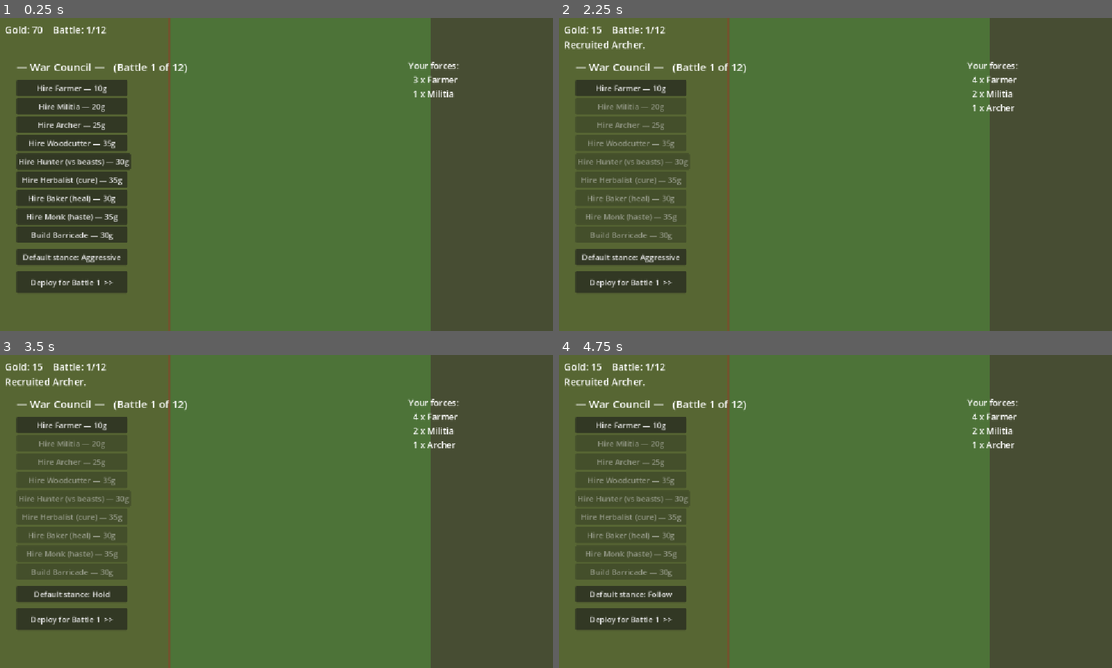
Above: before the commit, frames 1-4 (two rows, left to right).
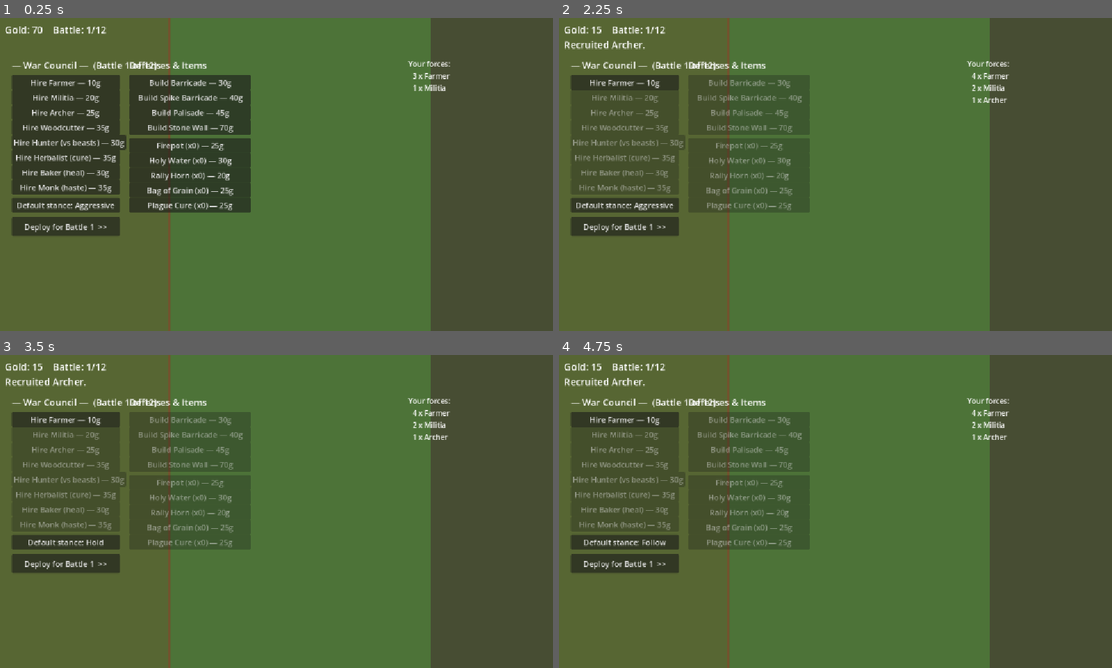
Above: after the commit, the same moments.

Repository: Jazzboy2567/protect-your-plot
Game: Godot game, scene res://Main.tscn
Two runs of this game, one before a commit and one after it. Both use one fixed random seed, a clock stepped at 60 frames per second and the inputs below.
Inputs:
- Up to frame 1 (0.25 s): no input
- Up to frame 2 (2.25 s): click "Hire Farmer — 10g" at 0.5 s; click "Hire Militia — 20g" at 1.25 s; click "Hire Archer — 25g" at 2 s
- Up to frame 3 (3.5 s): click "Default stance: Aggressive" at 2.75 s
- Up to frame 4 (4.75 s): click "Default stance: Hold" at 3.5 s; click "Default stance: Defend" at 4.25 s

The runs differ from the first frame. In frame 1, 18% of the frame differs, in the area x 2-84%, y 13-88%; in frame 2, 13%; in frame 3, 13%; in frame 4, 13%.

Commit message:
Add merchant economy and full items system
- Traveling Merchant every 4th battle sells run-wide Relics (Sharpened
  Tools, Village Bell, Blacksmith's Forge, Rat-Catcher's Charm, Full
  Granary, Fortifier, Longbows, Shields, Sharpened Axes)
- Consumables buyable anytime, used in battle: Firepot, Holy Water,
  Rally Horn, Bag of Grain, Plague Cure
- More structures: Palisade, Stone Wall (alongside Barricade, Spikes)
- Relic effects applied at deploy; Full Granary spawns free farmers
- Shop reorganised into recruit / items / merchant columns; roster lists relics

Validated against Godot 4.7.2: seeded auto-play reached battle 11 through
both bosses and merchant rounds, all items/relics exercised, no errors.

Co-Authored-By: Claude Opus 4.8 <noreply@anthropic.com>

Diff:
--- a/scripts/GameData.gd
+++ b/scripts/GameData.gd
@@ -21,6 +21,8 @@
 	"plague_doctor":{"id":"plague_doctor","name":"Plague Doctor","hp":40,"damage":9,"range":8,"cooldown":1.0,"speed":52,"radius":8,"cost":45,"plague_immune":true,"applies_plague":true,"color":Color(0.35,0.45,0.55)},
 	"barricade":  {"id":"barricade","name":"Barricade","hp":220,"damage":0,"range":0,"cooldown":1.0,"speed":0,"radius":14,"cost":30,"structure":true,"color":Color(0.50,0.35,0.20)},
 	"spikes":     {"id":"spikes","name":"Spike Barricade","hp":150,"damage":0,"range":0,"cooldown":1.0,"speed":0,"radius":13,"cost":40,"structure":true,"color":Color(0.45,0.42,0.40)},
+	"palisade":   {"id":"palisade","name":"Palisade","hp":380,"damage":0,"range":0,"cooldown":1.0,"speed":0,"radius":15,"cost":45,"structure":true,"color":Color(0.46,0.33,0.19)},
+	"stone_wall": {"id":"stone_wall","name":"Stone Wall","hp":600,"damage":0,"range":0,"cooldown":1.0,"speed":0,"radius":16,"cost":70,"structure":true,"color":Color(0.55,0.55,0.58)},
 
 	# --- Enemies (right side) — reddish ---
 	"sheep":       {"id":"sheep","name":"Sheep","hp":18,"damage":2,"range":6,"cooldown":1.2,"speed":45,"radius":8,"drop":3,"beast":true,"color":Color(0.90,0.90,0.90)},
--- a/scripts/Main.gd
+++ b/scripts/Main.gd
@@ -11,6 +11,28 @@
 const MAX_BATTLES := 12
 const START_ARMY := ["farmer", "farmer", "farmer", "militia"]
 const FENCE_X := 357.0
+
+# Run-wide passive upgrades (buy once, from the Traveling Merchant every 4th battle).
+const RELIC_DEFS := {
+	"sharp_tools":      {"name": "Sharpened Tools (+25% dmg)", "cost": 60},
+	"village_bell":     {"name": "Village Bell (+20% atk spd)", "cost": 60},
+	"blacksmith_forge": {"name": "Blacksmith's Forge (+3 armor)", "cost": 55},
+	"rat_charm":        {"name": "Rat-Catcher's Charm (cure immune)", "cost": 50},
+	"full_granary":     {"name": "Full Granary (+2 free farmers)", "cost": 50},
+	"fortifier":        {"name": "Fortifier (walls +80% HP)", "cost": 45},
+	"longbows":         {"name": "Longbows (archers +range/dmg)", "cost": 45},
+	"shields":          {"name": "Shields (militia/farmer +2 armor)", "cost": 40},
+	"sharpened_axes":   {"name": "Sharpened Axes (woodcutter +8)", "cost": 40},
+}
+# One-use tactical items, activated during battle.
+const CONSUMABLE_DEFS := {
+	"firepot":     {"name": "Firepot", "cost": 25},
+	"holy_water":  {"name": "Holy Water", "cost": 30},
+	"rally_horn":  {"name": "Rally Horn", "cost": 20},
+	"grain_bag":   {"name": "Bag of Grain", "cost": 25},
+	"plague_cure": {"name": "Plague Cure", "cost": 25},
+}
+const STRUCT_ITEMS := ["barricade", "spikes", "palisade", "stone_wall"]
 
 var gold: int = START_GOLD
 var battle_num: int = 1
@@ -21,6 +43,9 @@
 
 var rally_cd: float = 0.0
 var rally_time: float = 0.0
+
+var relics: Array = []
+var consumables: Dictionary = {}
 
 var peasants: Array = []
 var enemies: Array = []
@@ -77,6 +102,8 @@
 		army.append("farmer")
 		info_text = "Your land lies empty — 2 serfs volunteer."
 	_build_shop_ui()
+	if battle_num % 4 == 0:
+		flash_banner("A traveling merchant has arrived!", Color(1, 0.85, 0.4))
 	_update_top()
 
 func start_deploy() -> void:
@@ -147,6 +174,8 @@
 	peasant_stance = Unit.Stance.AGGRESSIVE
 	rally_cd = 0.0
 	rally_time = 0.0
+	relics = []
+	consumables = {}
 	info_text = ""
 	show_shop()
 
@@ -167,8 +196,47 @@
 			fight_i += 1
 		u.stance = peasant_stance
 		u.home_pos = u.position
+		_apply_relics(u)
 		world.add_child(u)
 		peasants.append(u)
+
+	# Full Granary relic: extra free farmers each deploy.
+	if "full_granary" in relics:
+		for k in 2:
+			var f := _make_unit("farmer", 0)
+			f.position = Vector2(90 + randf_range(-6, 6), 220 + k * 50 + fight_i * 4)
+			f.stance = peasant_stance
+			f.home_pos = f.position
+			_apply_relics(f)
+			world.add_child(f)
+			peasants.append(f)
+
+func _apply_relics(u: Unit) -> void:
+	for r in relics:
+		match r:
+			"sharp_tools":
+				u.damage *= 1.25
+			"village_bell":
+				u.attack_cooldown /= 1.2
+			"blacksmith_forge":
+				if not u.is_structure:
+					u.armor += 3
+			"rat_charm":
+				u.plague_immune = true
+			"fortifier":
+				if u.is_structure:
+					u.max_hp *= 1.8
+					u.hp = u.max_hp
+			"longbows":
+				if u.type_id == "archer":
+					u.attack_range += 40
+					u.damage += 3
+			"shields":
+				if u.type_id == "militia" or u.type_id == "farmer":
+					u.armor += 2
+			"sharpened_axes":
+				if u.type_id == "woodcutter":
+					u.damage += 8
 
 func _spawn_enemies() -> void:
 	var wave := GameData.generate_wave(battle_num)
@@ -303,40 +371,67 @@
 
 func _build_shop_ui() -> void:
 	_clear_panel()
-	var x := 40.0
-	var y := 86.0
-
-	var title := Label.new()
-	title.text = "— War Council —   (Battle %d of %d)" % [battle_num, MAX_BATTLES]
-	title.position = Vector2(x, y)
-	title.add_theme_font_size_override("font_size", 22)
-	panel.add_child(title)
-	y += 42
-
+
+	# ---- Left column: recruit units ----
+	var x := 30.0
+	var y := 84.0
+	_shop_header("— War Council —  (Battle %d of %d)" % [battle_num, MAX_BATTLES], x, y)
+	y += 34
 	var hires := [
-		["Hire Farmer", "farmer"],
-		["Hire Militia", "militia"],
-		["Hire Archer", "archer"],
-		["Hire Woodcutter", "woodcutter"],
-		["Hire Hunter (vs beasts)", "hunter"],
-		["Hire Herbalist (cure)", "herbalist"],
-		["Hire Baker (heal)", "baker"],
-		["Hire Monk (haste)", "monk"],
-		["Build Barricade", "barricade"],
+		["Farmer", "farmer"], ["Militia", "militia"], ["Archer", "archer"],
+		["Woodcutter", "woodcutter"], ["Hunter (vs beasts)", "hunter"],
+		["Herbalist (cure)", "herbalist"], ["Baker (heal)", "baker"], ["Monk (haste)", "monk"],
 	]
 	for h in hires:
 		var id: String = h[1]
 		var cost: int = GameData.UNITS[id]["cost"]
-		var b := _mk_button("%s — %dg" % [h[0], cost], Vector2(x, y), Vector2(230, 34), func(): _buy(id))
+		var b := _mk_button("Hire %s — %dg" % [h[0], cost], Vector2(x, y), Vector2(224, 28), func(): _buy(id))
 		b.disabled = gold < cost
-		y += 38
-
-	y += 8
-	_mk_button("Default stance: " + _stance_name(peasant_stance), Vector2(x, y), Vector2(230, 34), _toggle_stance)
-	y += 46
-	_mk_button("Deploy for Battle %d  >>" % battle_num, Vector2(x, y), Vector2(230, 46), start_deploy)
+		y += 31
+	y += 6
+	_mk_button("Default stance: " + _stance_name(peasant_stance), Vector2(x, y), Vector2(224, 30), _toggle_stance)
+	y += 40
+	_mk_button("Deploy for Battle %d  >>" % battle_num, Vector2(x, y), Vector2(224, 40), start_deploy)
+
+	# ---- Middle column: items ----
+	var mx := 274.0
+	var my := 84.0
+	_shop_header("Defenses & Items", mx, my)
+	my += 34
+	for id in STRUCT_ITEMS:
+		var cost: int = GameData.UNITS[id]["cost"]
+		var b := _mk_button("Build %s — %dg" % [GameData.UNITS[id]["name"], cost], Vector2(mx, my), Vector2(252, 28), func(): _buy(id))
+		b.disabled = gold < cost
+		my += 31
+	my += 6
+	for id in CONSUMABLE_DEFS:
+		var d: Dictionary = CONSUMABLE_DEFS[id]
+		var have: int = int(consumables.get(id, 0))
+		var b := _mk_button("%s (x%d) — %dg" % [d["name"], have, d["cost"]], Vector2(mx, my), Vector2(252, 28), func(): _buy_consumable(id))
+		b.disabled = gold < int(d["cost"])
+		my += 31
+
+	# ---- Traveling merchant (every 4th battle): relics ----
+	if battle_num % 4 == 0:
+		my += 8
+		_shop_header("Traveling Merchant — Relics", mx, my)
+		my += 32
+		for id in RELIC_DEFS:
+			if id in relics:
+				continue
+			var d: Dictionary = RELIC_DEFS[id]
+			var b := _mk_button("%s — %dg" % [d["name"], d["cost"]], Vector2(mx, my), Vector2(252, 28), func(): _buy_relic(id))
+			b.disabled = gold < int(d["cost"])
+			my += 30
 
 	_build_roster_label()
+
+func _shop_header(text: String, x: float, y: float) -> void:
+	var l := Label.new()
+	l.text = text
+	l.position = Vector2(x, y)
+	l.add_theme_font_size_override("font_size", 19)
+	panel.add_child(l)
 
 func _build_deploy_ui() -> void:
 	_clear_panel()
@@ -353,6 +448,15 @@
 	_clear_panel()
 	_mk_button("Set all: " + _stance_name(peasant_stance), Vector2(16, 46), Vector2(200, 34), _toggle_stance)
 	rally_btn = _mk_button("Rally!", Vector2(226, 46), Vector2(130, 34), _rally)
+	# Consumable items along the bottom.
+	var cx := 16.0
+	for id in CONSUMABLE_DEFS:
+		var have: int = int(consumables.get(id, 0))
+		if have <= 0:
+			continue
+		var d: Dictionary = CONSUMABLE_DEFS[id]
+		_mk_button("%s (x%d)" % [d["name"], have], Vector2(cx, ARENA.y - 48), Vector2(150, 34), func(): _use_consumable(id))
+		cx += 156
 
 func _build_roster_label() -> void:
 	var comp := {}
@@ -361,10 +465,14 @@
 	var atext := "Your forces:\n"
 	for id in comp:
 		atext += "  %d x %s\n" % [comp[id], GameData.UNITS[id]["name"]]
+	if not relics.is_empty():
+		atext += "\nRelics:\n"
+		for r in relics:
+			atext += "  * %s\n" % RELIC_DEFS[r]["name"]
 	var al := Label.new()
 	al.text = atext
-	al.position = Vector2(ARENA.x - 300, 86)
-	al.add_theme_font_size_override("font_size", 18)
+	al.position = Vector2(ARENA.x - 300, 84)
+	al.add_theme_font_size_override("font_size", 15)
 	panel.add_child(al)
 
 func _mk_button(text: String, pos: Vector2, size: Vector2, cb: Callable) -> Button:
@@ -424,6 +532,73 @@
 	_build_shop_ui()
 	_update_top()
 
+func _buy_relic(id: String) -> void:
+	if id in relics:
+		return
+	var cost: int = int(RELIC_DEFS[id]["cost"])
+	if gold >= cost:
+		gold -= cost
+		relics.append(id)
+		info_text = "Acquired %s." % RELIC_DEFS[id]["name"]
+	else:
+		info_text = "Not enough gold."
+	_build_shop_ui()
+	_update_top()
+
+func _buy_consumable(id: String) -> void:
+	var cost: int = int(CONSUMABLE_DEFS[id]["cost"])
+	if gold >= cost:
+		gold -= cost
+		consumables[id] = int(consumables.get(id, 0)) + 1
+		info_text = "Bought %s." % CONSUMABLE_DEFS[id]["name"]
+	else:
+		info_text = "Not enough gold."
+	_build_shop_ui()
+	_update_top()
+
+func _use_consumable(id: String) -> void:
+	if phase != Phase.BATTLE or int(consumables.get(id, 0)) <= 0:
+		return
+	consumables[id] = int(consumables[id]) - 1
+	match id:
+		"firepot":
+			var sorted := enemies.duplicate()
+			sorted.sort_custom(func(a, b): return a.global_position.x < b.global_position.x)
+			var n := 0
+			for e in sorted:
+				if is_instance_valid(e):
+					e.ignite(6.0, 4.0)
+					n += 1
+				if n >= 8:
+					break
+			flash_banner("Firepot!", Color(1, 0.6, 0.2))
+		"holy_water":
+			for e in enemies:
+				if is_instance_valid(e) and e.applies_plague:
+					e.take_damage(45.0, true)
+			for p in peasants:
+				p.plague_time = 0.0
+			flash_banner("Holy Water!", Color(0.8, 0.9, 1))
+		"rally_horn":
+			rally_time = 5.0
+			flash_banner("Rally!", Color(1, 0.9, 0.4))
+		"grain_bag":
+			for i in 4:
+				var u := _make_unit("farmer", 0)
+				u.position = Vector2(90, 210 + i * 50)
+				u.home_pos = u.position
+				u.stance = peasant_stance
+				_apply_relics(u)
+				world.add_child(u)
+				peasants.append(u)
+			flash_banner("Reinforcements!", Color(0.7, 1, 0.7))
+		"plague_cure":
+			for p in peasants:
+				p.plague_time = 0.0
+			flash_banner("Plague cured!", Color(0.6, 1, 0.6))
+	_build_battle_ui()
+	_update_top()
+
 func _toggle_stance() -> void:
 	peasant_stance = (peasant_stance + 1) % 4
 	for p in peasants:
